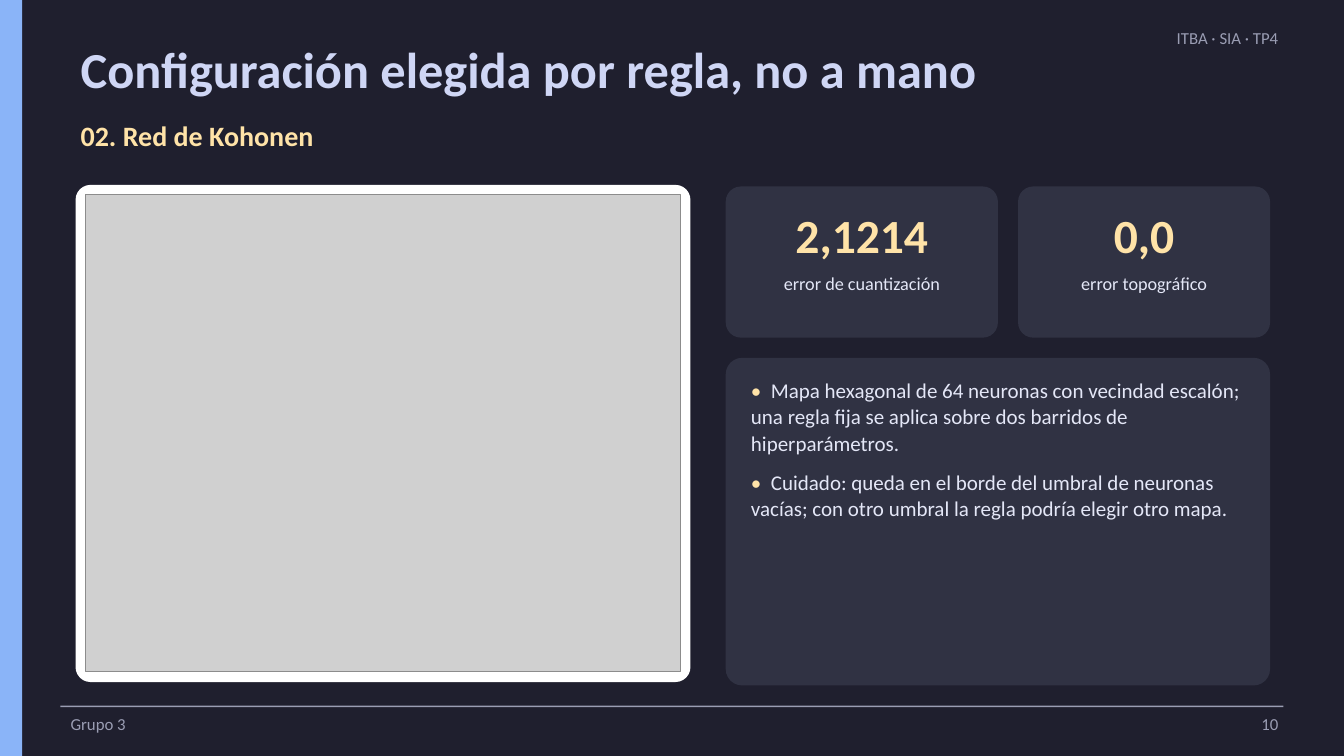
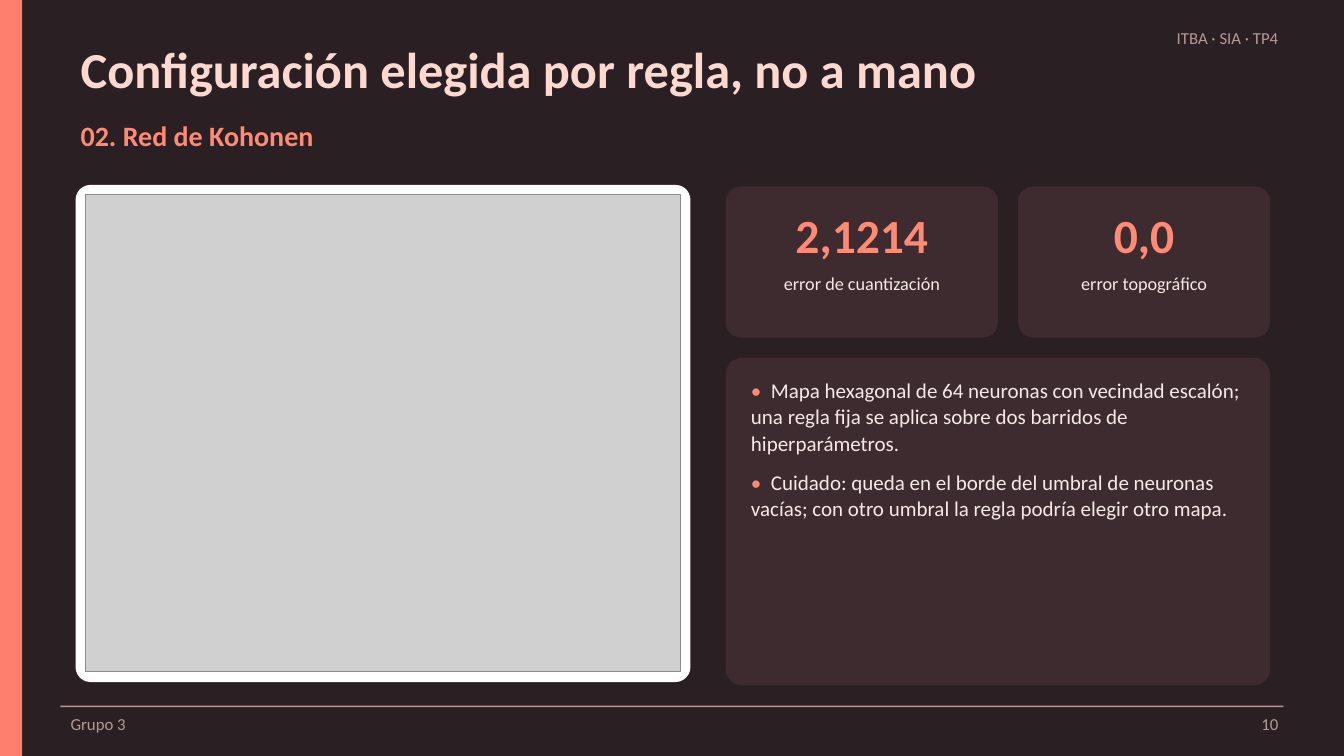
Before and after one commit to ldicandia/SIA-G3, a slide deck: slide 10 of TP4/docs/presentacion/TP4-presentacion.pptx. Drawn at 1344x756 pixels with LibreOffice and Linux fonts; fonts in the diff are those of the drawing; grey boxes stand for pictures. Boxes give left, top, right and bottom in pixels: in the first picture for what was removed or moved away, otherwise in the second. Text is boxed around its words. In the diff, an @@ line names an element or a change of style, - is before the commit and + after.

Commit message:
docs(quick): switch presentation theme to coral

```diff
--- a/TP4/docs/presentacion/TP4-presentacion.pptx
+++ b/TP4/docs/presentacion/TP4-presentacion.pptx
@@ background #1F1F2E to #2A1F22 @@
@@ rectangle at (x1=0, y1=0, x2=22, y2=756): fill #8AB4F8 to #FF7F6E @@
@@ text colour #9A9DB3 to #B59A97 in 3 elements at (x1=71, y1=719, x2=125, y2=733), (x1=1261, y1=719, x2=1278, y2=730), (x1=1177, y1=33, x2=1278, y2=44) @@
@@ text "Configuración elegida por regla, no ..." at (x1=81, y1=52, x2=976, y2=97): text colour #CFD6F5 to #FFD9D0 @@
@@ text colour #FFE3A8 to #FF8A75 in 3 elements at (x1=81, y1=126, x2=313, y2=146), (x1=795, y1=222, x2=928, y2=259), (x1=1114, y1=222, x2=1174, y2=259) @@
@@ text "error de cuantización" at (x1=784, y1=277, x2=940, y2=290): text colour #E4E7F7 to #F6E9E6 @@
@@ text "error topográfico" at (x1=1081, y1=277, x2=1207, y2=293): text colour #E4E7F7 to #F6E9E6 @@
@@ fill #303243 to #3D2B2F in 3 elements at (x1=726, y1=187, x2=998, y2=338), (x1=1018, y1=187, x2=1270, y2=338), (x1=726, y1=358, x2=1270, y2=686) @@
@@ text "• Mapa hexagonal de 64 ..." at (x1=751, y1=383, x2=1239, y2=520): text colour #FFE3A8 to #FF8A75 in "•", "•"; text colour #E4E7F7 to #F6E9E6 @@
@@ rectangle at (x1=60, y1=706, x2=1284, y2=707): fill #9A9DB3 to #B59A97 @@
```
Also in this commit, not shown: 38 other slides changed, 1 other file.
